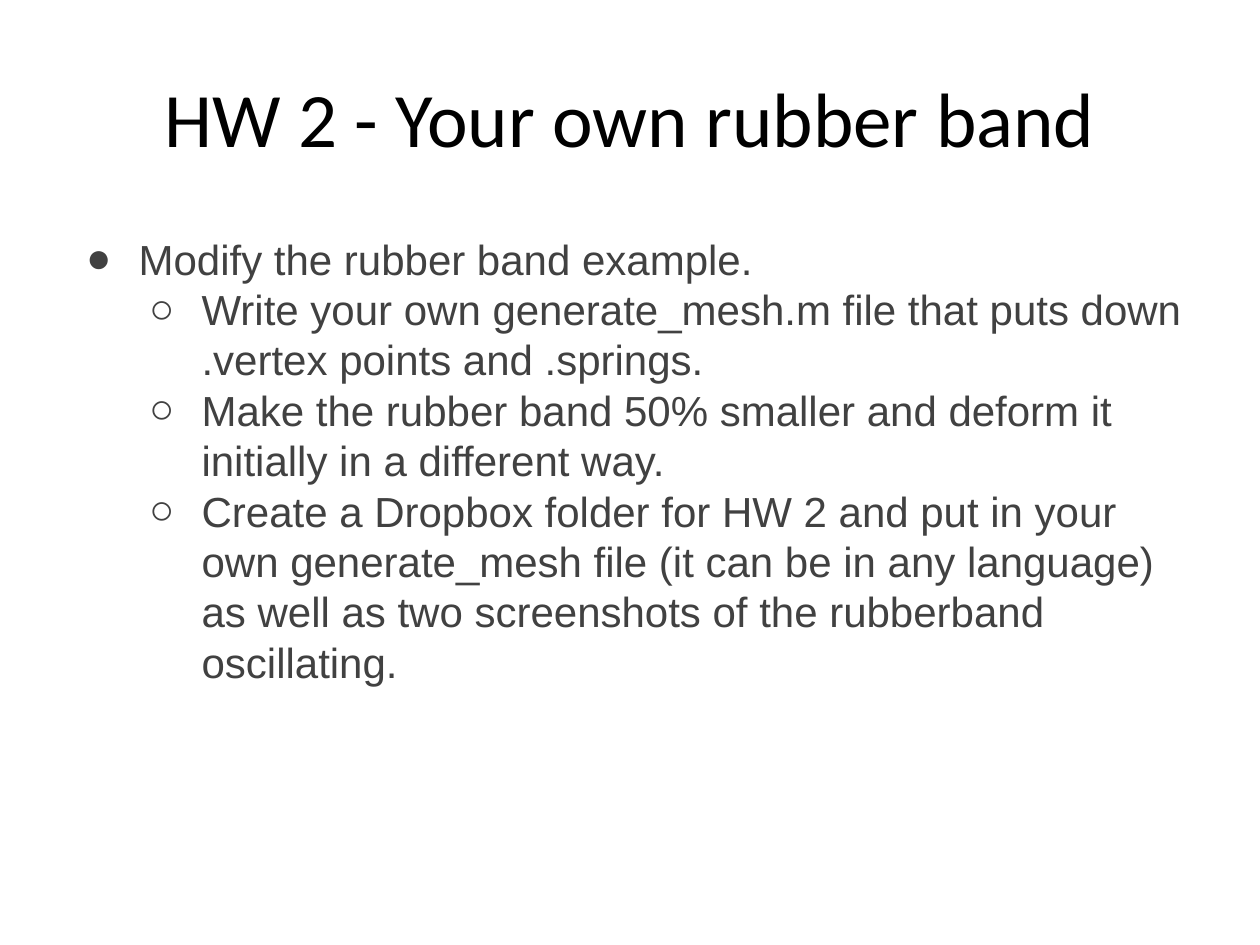
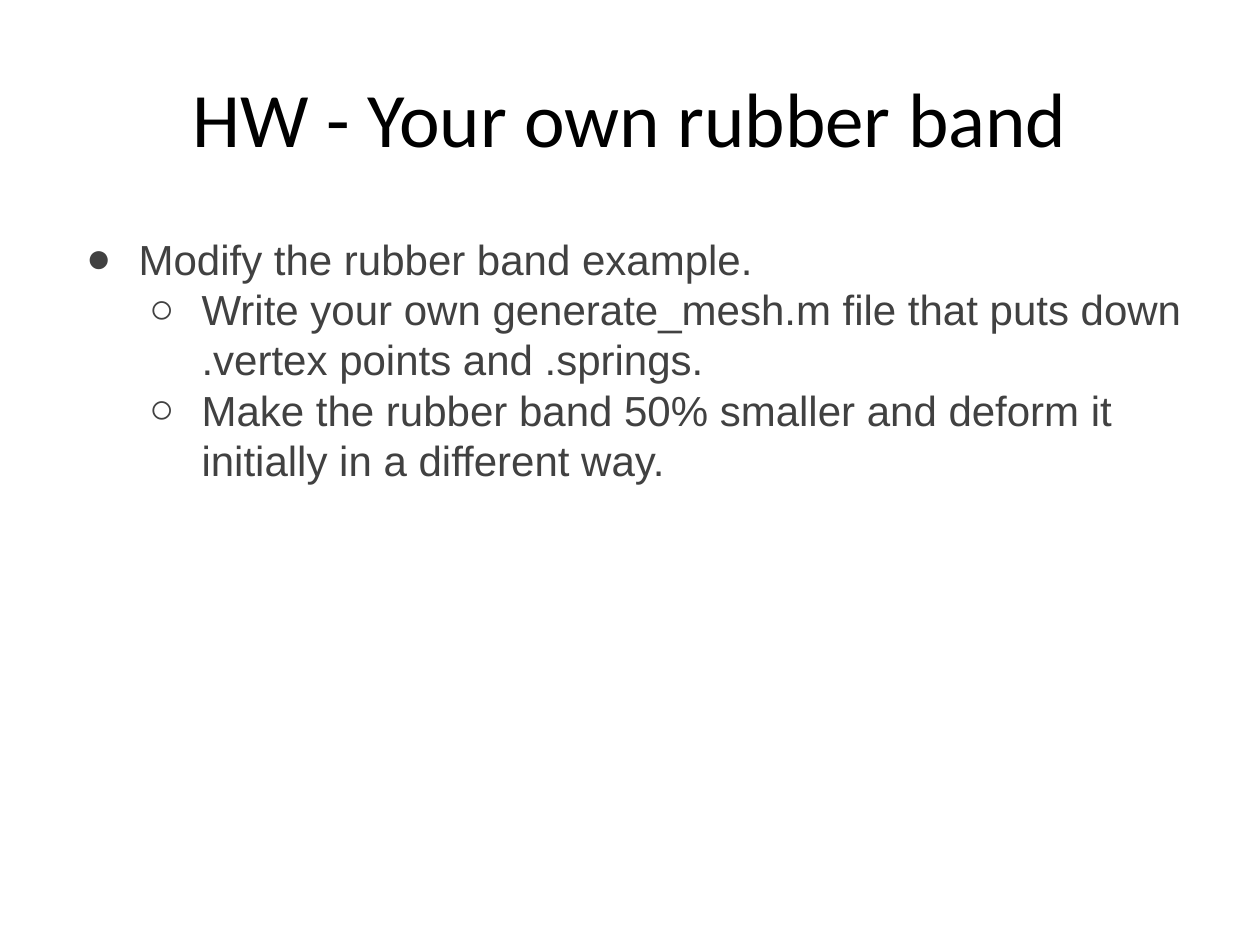
Before and after one commit to fairyflies9/IBAMR-Tutorials, a slide deck: slide 11 of IBAMR Lectures/Lecture 3 - IBAMR Associated Files (.vertex, .spring, etc).pptx. Drawn at 1260x945 pixels with LibreOffice and Linux fonts; fonts in the diff are those of the drawing. Boxes give left, top, right and bottom in pixels: in the first picture for what was removed or moved away, otherwise in the second. Text is boxed around its words. In the diff, an @@ line names an element or a change of style, - is before the commit and + after.

Commit message:
Lecture updates

```diff
--- a/IBAMR Lectures/Lecture 3 - IBAMR Associated Files (.vertex, .spring, etc).pptx
+++ b/IBAMR Lectures/Lecture 3 - IBAMR Associated Files (.vertex, .spring, etc).pptx
@@ title at (193, 93, 1066, 148): text changed @@
-HW 2 - Your own rubber band
+HW - Your own rubber band
@@ text at (202, 496, 1154, 686): paragraph removed @@
-  ○ Create a Dropbox folder for HW 2 and put in your own generate_mesh file (it can be in any language) as well as two screenshots of the rubberband oscillating.
```
Also in this commit, not shown: 1 other slide changed, 1 other file.
